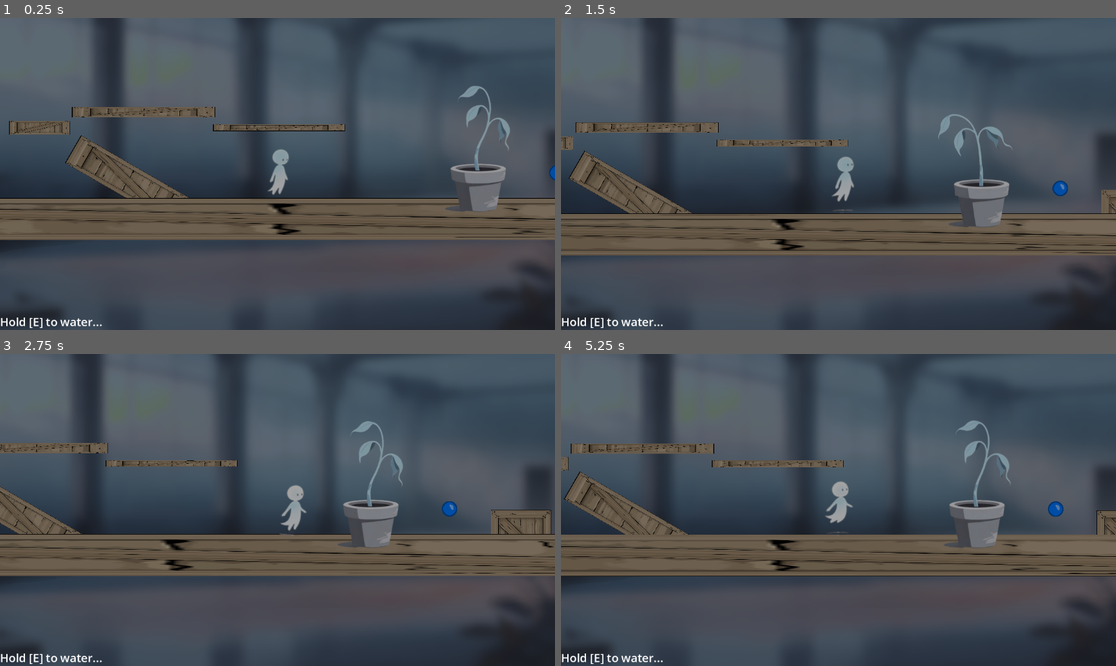
Above: before the commit, frames 1-4 (two rows, left to right).
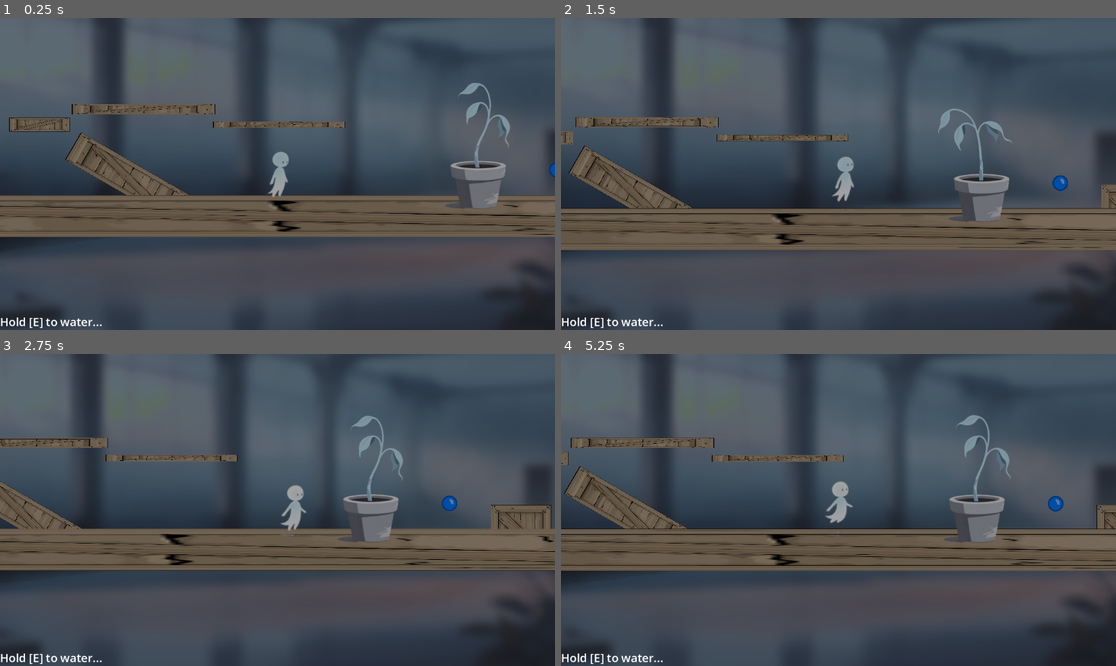
Above: after the commit, the same moments.

Repository: Yoloweeb/petals-of-you
Game: Godot game, scene res://scenes/levels/wither.tscn
The game is run twice, just before and just after one commit, with the same random seed, the same clock (stepped at 60 frames per second) and the same inputs. The engine's default icon, where the game draws it, is replaced by a stand-in: a white triangle on a blue panel in a dark square.
Inputs (mouse positions are in pixels of both pictures, inside the frame that each line leads up to):
- Up to frame 1 (0.25 s): no input
- Up to frame 2 (1.5 s): tap Enter at 0.5 s; move the mouse to (960, 158) at 0.52 s; hold D (move_right) 0.53-1.25 s; hold E (interact) 0.53-1.25 s; click (960, 158) at 0.67 s; tap Space (jump) at 0.77 s; drag from (727, 189) to (993, 195) at 1.27 s
- Up to frame 3 (2.75 s): move the mouse to (333, 441) at 2.02 s; hold D (move_right) from 2.03 s (still down); tap Shift at 2.1 s
- Up to frame 4 (5.25 s): release D (move_right) at 2.75 s; drag from (810, 572) to (1010, 510) at 2.77 s; move the mouse to (1005, 556) at 3.52 s; hold A (move_left) 3.53-4.25 s; tap Z at 3.6 s; tap Space (jump) at 3.77 s; drag from (672, 463) to (755, 432) at 4.27 s; move the mouse to (866, 510) at 5.02 s; hold Down from 5.03 s (still down); hold E (interact) from 5.03 s (still down); click (866, 510) at 5.17 s

The runs differ from the first frame. In frame 1, 7.2% of the frame differs, in the area x 0-100%, y 20-72%; in frame 2, 8.5%; in frame 3, 8.8%; in frame 4, 9.3%, in the area x 0-100%, y 19-72%.

Commit message:
Implement Wither constellation puzzle + water choice

Diff:
--- a/scenes/levels/wither.tscn
+++ b/scenes/levels/wither.tscn
@@ -19,7 +19,7 @@
 [ext_resource type="Texture2D" uid="uid://dp1ak4lqctey1" path="res://art/RTS_Crate.png" id="12_yj3dm"]
 
 [sub_resource type="RectangleShape2D" id="RectangleShape2D_q7jcj"]
-size = Vector2(18.825752, 4.6359224)
+size = Vector2(19.39394, 8.635925)
 
 [sub_resource type="RectangleShape2D" id="RectangleShape2D_xwxou"]
 size = Vector2(21.704506, 17.999)
@@ -570,7 +570,7 @@
 position = Vector2(-278, -128)
 scale = Vector2(2.0863934, 1.5200001)
 
-[node name="CollisionShape2D" type="CollisionShape2D" parent="Platform6"]
+[node name="CollisionShape2Dd" type="CollisionShape2D" parent="Platform6"]
 scale = Vector2(7.28, 1.28)
 shape = SubResource("RectangleShape2D_q7jcj")
 one_way_collision = true
@@ -584,7 +584,7 @@
 position = Vector2(3, -96)
 scale = Vector2(1.9199986, 1)
 
-[node name="CollisionShape2D" type="CollisionShape2D" parent="Platform4"]
+[node name="CollisionShape2Dc" type="CollisionShape2D" parent="Platform4"]
 scale = Vector2(7.28, 1.28)
 shape = SubResource("RectangleShape2D_q7jcj")
 one_way_collision = true
@@ -599,7 +599,7 @@
 rotation = 0.5235988
 scale = Vector2(1.8887413, 1.0490153)
 
-[node name="CollisionShape2D" type="CollisionShape2D" parent="Platform3"]
+[node name="CollisionShape2Db" type="CollisionShape2D" parent="Platform3"]
 scale = Vector2(6.6, 4.1199994)
 shape = SubResource("RectangleShape2D_q7jcj")
 
@@ -610,7 +610,7 @@
 [node name="Platform2" type="StaticBody2D" parent="."]
 position = Vector2(728, 1)
 
-[node name="CollisionShape2D" type="CollisionShape2D" parent="Platform2"]
+[node name="CollisionShape2Da" type="CollisionShape2D" parent="Platform2"]
 position = Vector2(0.25, 19.099997)
 scale = Vector2(6.6, 4.1199994)
 shape = SubResource("RectangleShape2D_q7jcj")
@@ -624,9 +624,12 @@
 position = Vector2(888, -36)
 
 [node name="CollisionShape2D" type="CollisionShape2D" parent="Platform"]
-position = Vector2(2.125, -2.3179626)
-scale = Vector2(6.6, 1)
+position = Vector2(5.0000005, 43)
+rotation = -1.5707964
+scale = Vector2(4.720001, 15.879995)
 shape = SubResource("RectangleShape2D_q7jcj")
+one_way_collision = true
+one_way_collision_margin = 0.0
 
 [node name="Sprite2D" type="Sprite2D" parent="Platform"]
 position = Vector2(6, 57.999992)
@@ -643,10 +646,12 @@
 texture = ExtResource("12_yj3dm")
 
 [node name="CollisionShape2D" type="CollisionShape2D" parent="Ground"]
+position = Vector2(0, 8)
+scale = Vector2(1, 0.6400004)
 shape = SubResource("RectangleShape2D_xwxou")
 
 [node name="CollisionShape2D2" type="CollisionShape2D" parent="Ground"]
-position = Vector2(20.011442, 1.9995003)
+position = Vector2(20.015608, 8)
 shape = SubResource("RectangleShape2D_xwxou")
 
 [node name="ParallaxBackground" type="ParallaxBackground" parent="."]
@@ -692,7 +697,7 @@
 texture = ExtResource("6_hrx7h")
 
 [node name="Area2D" type="Area2D" parent="Flower"]
-position = Vector2(-2, -5)
+position = Vector2(0, 13)
 
 [node name="CollisionShape2D" type="CollisionShape2D" parent="Flower/Area2D"]
 position = Vector2(-2, 2)
